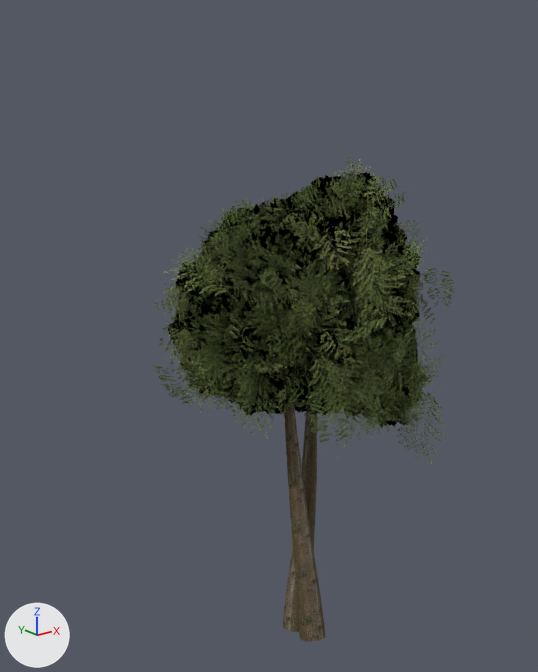
One commit to the glTF model assets/models/tree/tamarisk_1.glb: the scene before it, then after it.
Camera for both pictures: a 50 mm camera at (-6.14, -6.8, 7.1) aimed at (-0.16, 0.67, 4.11). Every picture has the same lights, and +X, +Y and +Z are marked at lower left. The picture after the commit comes second. Vertices at exactly the same position are counted once.

Objects in the first picture: 'tamarisk'.
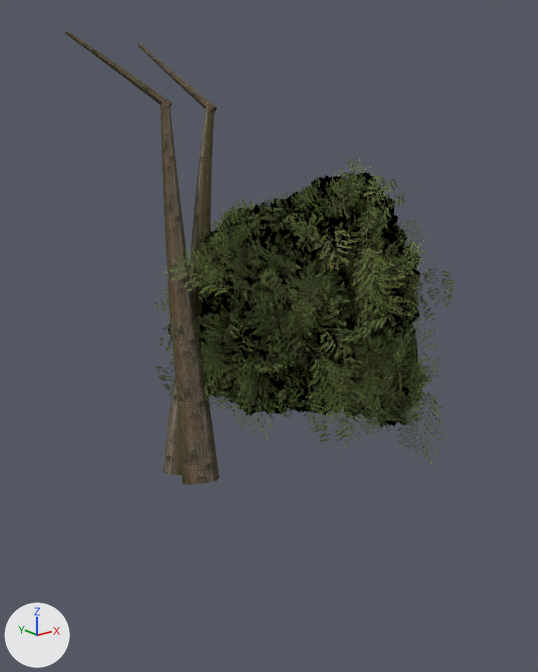
Where the newer file only moved an object's origin or applied its transform, the numbers keep the older frame.

Boxes (x1, y1, x2, y2) around the edits, measured in the pictures (538 x 672 px):
'tamarisk', reshaped
    before: (153, 157, 455, 642)
    after: (65, 30, 455, 485)
part 1 of me_woodmesh, added (brown)
    after: (163, 106, 215, 475)
part 2 of me_woodmesh, added (brown)
    after: (160, 102, 219, 485)
part 3 of me_woodmesh, added
    after: (65, 30, 172, 107)
part 4 of me_woodmesh, added
    after: (138, 43, 217, 113)
part 5 of me_woodmesh, deleted (brown)
    before: (284, 397, 326, 642)
part 6 of me_woodmesh, deleted (brown)
    before: (283, 410, 317, 632)

The change, as a diff of the scene's bpy script:
```diff
--- a/assets/models/tree/tamarisk_1.glb.py
+++ b/assets/models/tree/tamarisk_1.glb.py
@@ me_woodmesh @@
 # used by ob_tamarisk; location = (0.0, 0.0, 0.0)
-me_woodmesh.from_pydata(...)  # 2784 vertices, 1576 faces; spans x -1.83..2.27, y -2.51..3.02, z -0.28..6.72
+me_woodmesh.from_pydata(...)  # 2767 vertices, 1576 faces; spans x -1.83..2.27, y -2.51..3.02, z 2.43..7.97
+# me_woodmesh part 1: a new loose piece of 67 vertices spanning x -1.81..-0.18, y 0.5..1.88, z 2.43..7.06, in mat_bark
+# me_woodmesh part 2: a new loose piece of 66 vertices spanning x -1.72..-0.86, y 0.17..1.91, z 2.43..7.12, in mat_bark
+# me_woodmesh part 3: a new loose piece of 21 vertices spanning x -1.83..-0.83, y 1.77..2.71, z 7.01..7.97, in mat_bark
+# me_woodmesh part 4: a new loose piece of 21 vertices spanning x -0.63..-0.17, y 1.74..3.02, z 6.95..7.9, in mat_bark
+# me_woodmesh part 5: the loose piece of 72 vertices spanning x -0.23..0.48, y -0.37..1.07, z -0.28..3.6 is deleted
+# me_woodmesh part 6: the loose piece of 72 vertices spanning x -0.3..1.04, y -0.09..1.05, z -0.28..3.56 is deleted
+# other edits to the shape of me_woodmesh do not show in these pictures
 me_woodmesh.materials.append(mat_bark)
```
